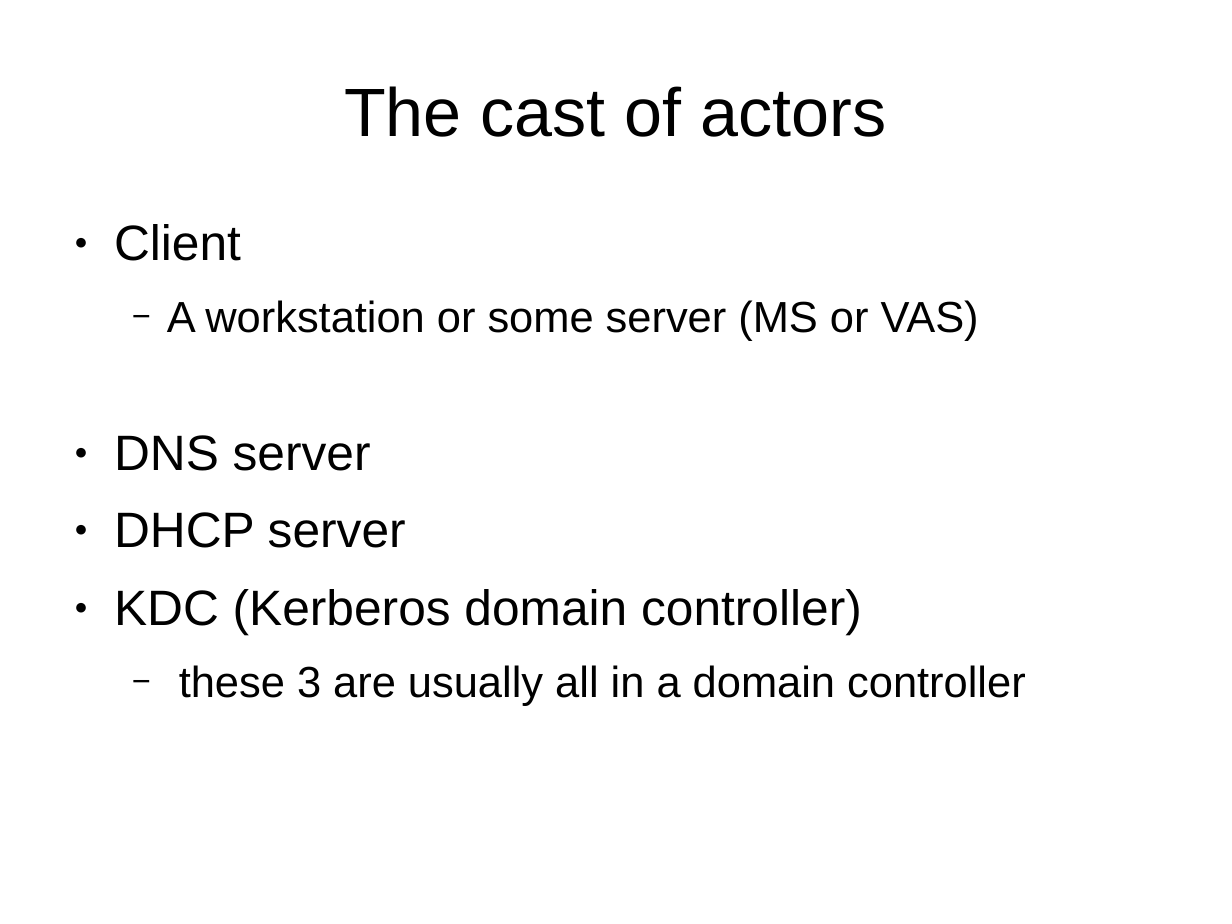
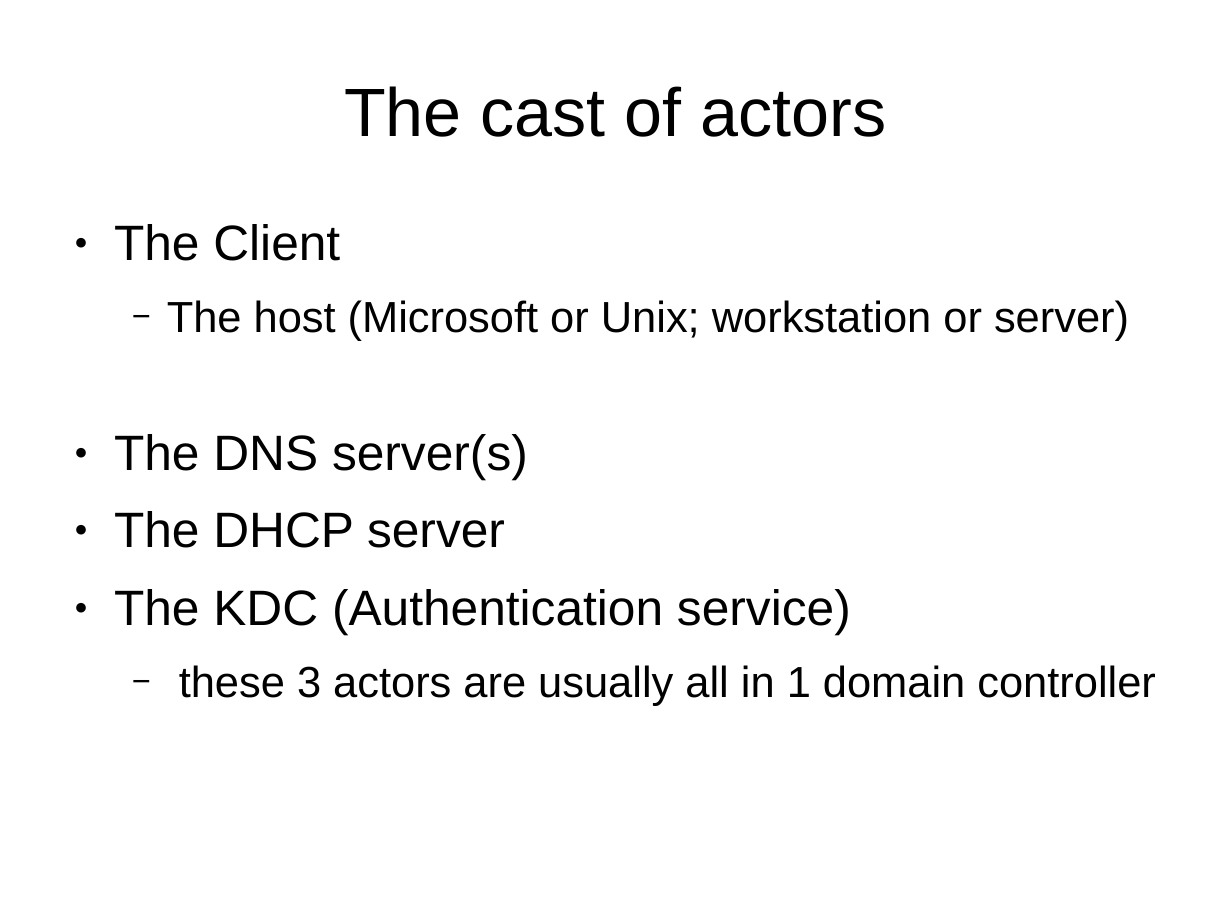
Before and after one commit to OneIdentity/dnsupdate, a slide deck: slide 4 of training.ppt. Drawn at 1232x924 pixels with LibreOffice and Linux fonts; fonts in the diff are those of the drawing. Boxes give left, top, right and bottom in pixels: in the first picture for what was removed or moved away, otherwise in the second. Text is boxed around its words. In the diff, an @@ line names an element or a change of style, - is before the commit and + after.

```diff
--- a/training.ppt
+++ b/training.ppt
@@ text at [114, 224, 1156, 706]: text changed @@
-● Client
-  − A workstation or some server (MS or VAS)
-● DNS server
-● DHCP server
-● KDC (Kerberos domain controller)
-  − these 3 are usually all in a domain controller
+● The Client
+  − The host (Microsoft or Unix; workstation or server)
+● The DNS server(s)
+● The DHCP server
+● The KDC (Authentication service)
+  − these 3 actors are usually all in 1 domain controller
```
Also in this commit, not shown: 19 other slides changed, 6 slides added.
